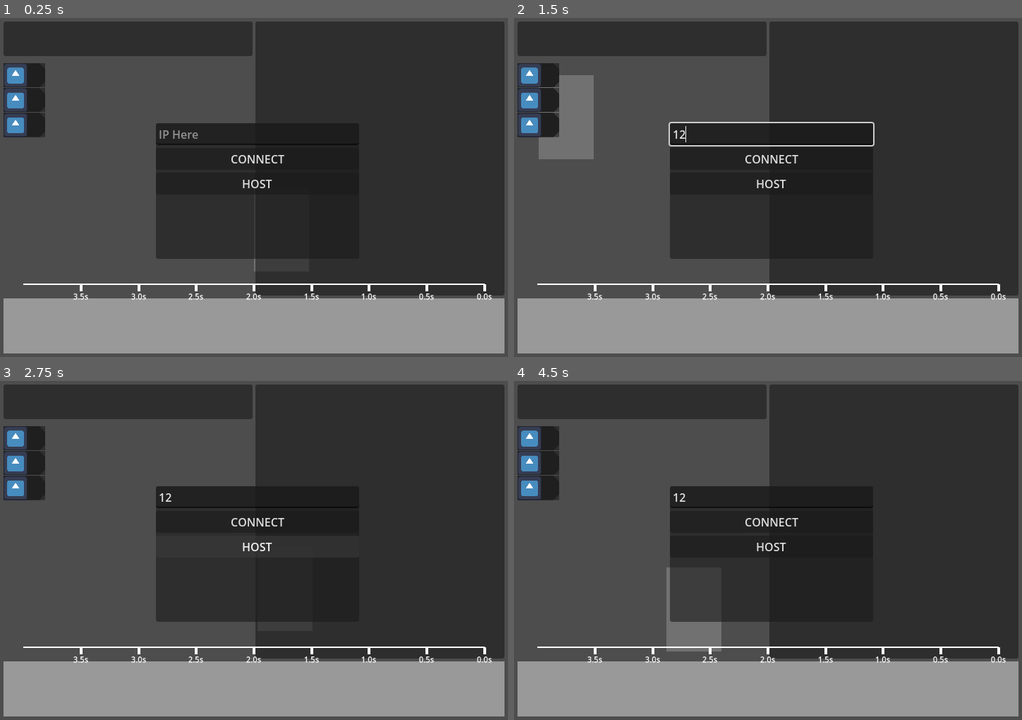
Above: before the commit, frames 1-4 (two rows, left to right).
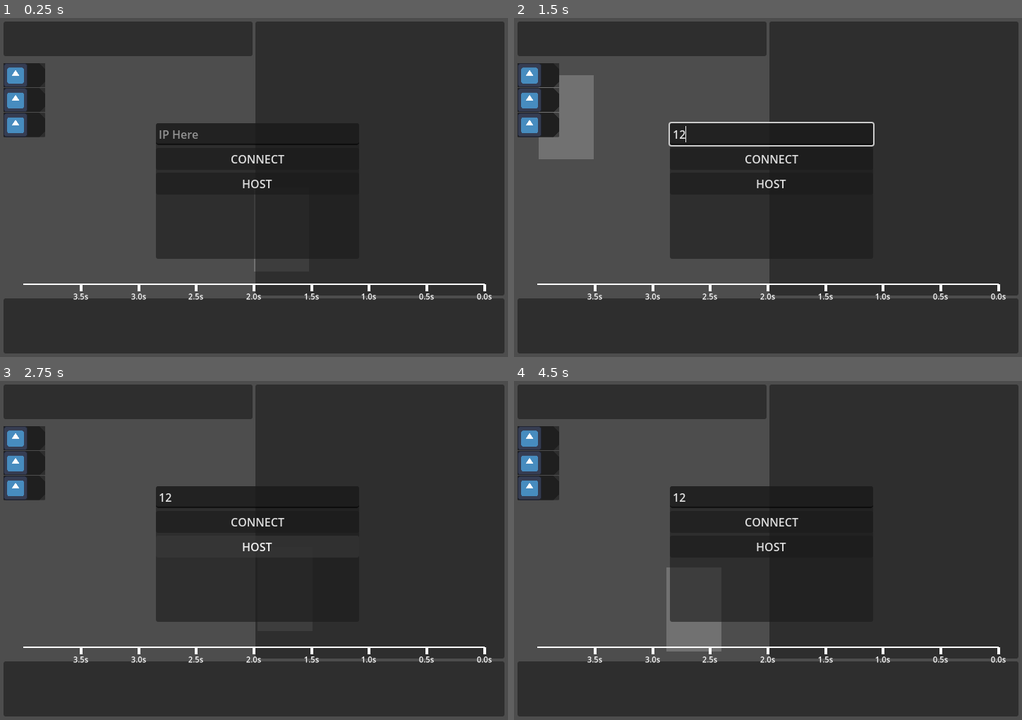
Above: after the commit, the same moments.

Repository: GlitchAnims/latent-depths
Game: Godot game, scene res://scenes/stronghold.tscn
Two runs of this game, one before a commit and one after it. Both use one fixed random seed, a clock stepped at 60 frames per second and the inputs below. The engine's default icon, where the game draws it, is replaced by a stand-in: a white triangle on a blue panel in a dark square.
Inputs (mouse positions are in pixels of both pictures, inside the frame that each line leads up to):
- Up to frame 1 (0.25 s): no input
- Up to frame 2 (1.5 s): click (773, 133) at 0.52 s; type "12" at 0.6 s; click (539, 75) at 1.27 s
- Up to frame 3 (2.75 s): click "HOST" at 2 s
- Up to frame 4 (4.5 s): click "CONNECT" at 2.75 s; move the mouse to (879, 533) at 3.52 s; hold D (ACT_East) 3.53-4.28 s; hold Shift (ACT_Shift) 3.53-4.28 s; move the mouse to (666, 567) at 4.27 s; hold S (ACT_South) from 4.28 s (still down); click (666, 567) at 4.35 s

The runs differ from the first frame. In frame 1, 16% of the frame differs, in the area x 0-100%, y 82-99%; in frame 2, 16%; in frame 3, 16%; in frame 4, 16%.

Commit message:
Tremendously clarified the Timeline

Diff:
--- a/scenes/HUD/skillstruction_marker.tscn
+++ b/scenes/HUD/skillstruction_marker.tscn
@@ -2,6 +2,24 @@
 
 [ext_resource type="Script" uid="uid://hv4i1rg05cd1" path="res://scripts/HUD/SkillstructionMarker.gd" id="1_hxq75"]
 [ext_resource type="Texture2D" uid="uid://b5ksnyu2r0o73" path="res://sprites/Icons/Atlas/walk.tres" id="2_joqjr"]
+
+[sub_resource type="StyleBoxFlat" id="StyleBoxFlat_joqjr"]
+content_margin_left = 0.0
+content_margin_top = 0.0
+content_margin_right = 0.0
+content_margin_bottom = 0.0
+bg_color = Color(0.10980392, 0.10980392, 0.10980392, 1)
+border_width_left = 3
+border_width_top = 3
+border_width_right = 3
+border_width_bottom = 3
+border_color = Color(1, 1, 1, 1)
+border_blend = true
+corner_radius_top_left = 3
+corner_radius_top_right = 3
+corner_radius_bottom_right = 3
+corner_radius_bottom_left = 3
+corner_detail = 5
 
 [node name="SkillstructionMarker" type="Control" unique_id=698649434]
 custom_minimum_size = Vector2(10, 10)
@@ -28,6 +46,7 @@
 offset_right = 19.0
 offset_bottom = -12.0
 pivot_offset_ratio = Vector2(0.5, 1)
+theme_override_styles/panel = SubResource("StyleBoxFlat_joqjr")
 metadata/_edit_lock_ = true
 
 [node name="UnitID" type="Label" parent="GraphHolder" unique_id=1653088211]
--- a/scenes/stronghold.tscn
+++ b/scenes/stronghold.tscn
@@ -19,8 +19,6 @@
 content_margin_top = 5.0
 content_margin_right = 5.0
 content_margin_bottom = 5.0
-
-[sub_resource type="StyleBoxFlat" id="StyleBoxFlat_ptabd"]
 
 [node name="Stronghold" type="Node" unique_id=495344873]
 script = ExtResource("1_mw8q0")
@@ -136,7 +134,6 @@
 layout_mode = 2
 size_flags_horizontal = 3
 mouse_filter = 2
-theme_override_styles/panel = SubResource("StyleBoxFlat_ptabd")
 
 [node name="RulerLine" type="Line2D" parent="Encompass/VBox1/Timeline/Ruler" unique_id=2024940109]
 points = PackedVector2Array(0, 20, 600, 20)
--- a/scripts/HUD/BattleTimeline.gd
+++ b/scripts/HUD/BattleTimeline.gd
@@ -32,7 +32,7 @@
 	custom_minimum_size = si_marker_big_size
 
 	for marker: SkillstructionMarker in si_marker_list:
-		marker.scale = item_scale
+		marker.scale = item_scale * 1.2
 	for marker: SkillstructionMarkerBig in si_marker_big_list:
 		marker.scale = si_marker_big_scale
 
@@ -237,15 +237,17 @@
 		var order: SkillInsOrder = order_list[i]
 		var marker_mult: float = float(order.time) / timeline_limit
 
-		var overlap: bool = marker_mult-too_close_value < 0.06
+		var overlap: bool = marker_mult-too_close_value < 0.03
 		if overlap:
 			order_height_level += 1
 		else:
 			too_close_value = marker_mult
 			order_height_level = 0
 		var marker_dist: float = marker_mult * (line_end.x-line_start.x)
-
 		marker.position = line_end - Vector2(marker_dist,0)
+
+		var unit: Unit = order.unit
+		marker.SetFocus(unit.unitID == actor_ID, unit.unitID == infomercial_ID)
 		marker.SetHeightLevel(order_height_level)
 		marker.SetUnitID(order.unit.unitID)
 		if order.is_turn_recovery:
--- a/scripts/HUD/SkillstructionMarker.gd
+++ b/scripts/HUD/SkillstructionMarker.gd
@@ -3,6 +3,7 @@
 @onready var GraphHolder_Node: Control = $"GraphHolder"
 @onready var UnitIDLabel_Node: Label = $"GraphHolder/UnitID"
 @onready var Icon_Node: TextureRect = $"GraphHolder/InstructionIcon"
+@onready var Panel_Node: Panel = $"GraphHolder/Panel"
 
 const icon_walk: AtlasTexture = preload("res://sprites/Icons/Atlas/walk.tres")
 const icon_special: AtlasTexture = preload("res://sprites/Icons/Atlas/special.tres")
@@ -12,6 +13,11 @@
 
 	var graph_height: float = level * 20.0
 	GraphHolder_Node.position.y = -graph_height
+
+func SetFocus(is_actor: bool, is_infomercial: bool) -> void:
+	if is_actor: Panel_Node.self_modulate = Color.PURPLE*0.7
+	elif is_infomercial: Panel_Node.self_modulate = Color.RED*0.7
+	else: Panel_Node.self_modulate = Color(0.012,0.012,0.012)
 
 func SetUnitID(unit_ID: int) -> void:
 	UnitIDLabel_Node.text = str(unit_ID)
